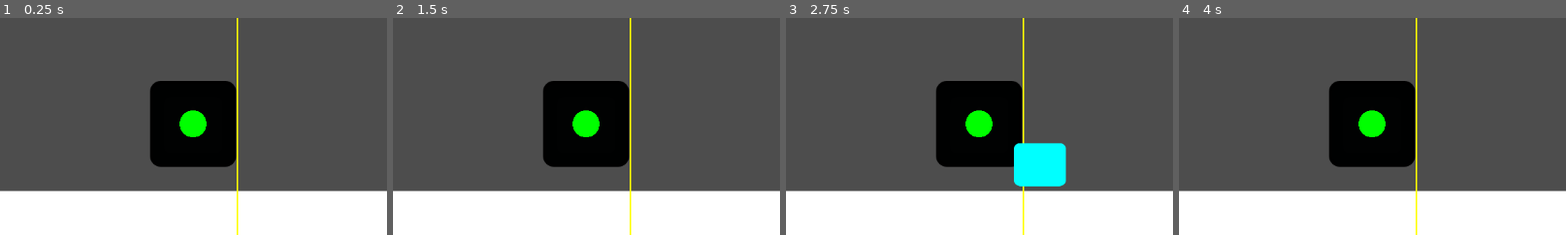
Above: before the commit, frames 1-4 (left to right).
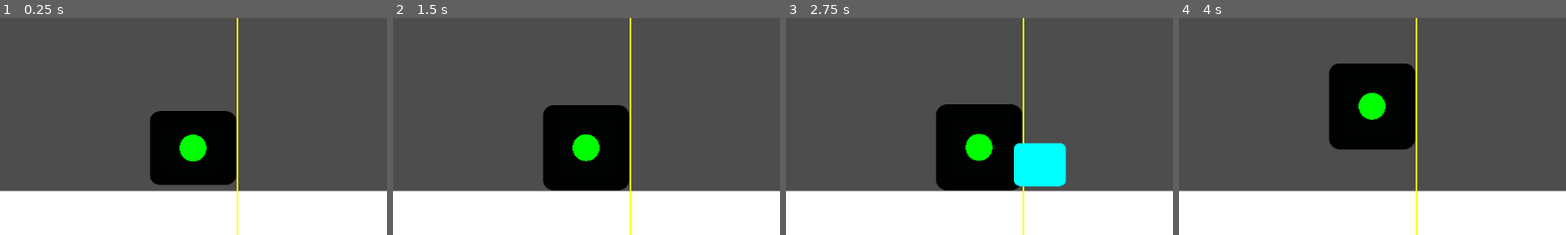
Above: after the commit, the same moments.

Repository: naimurRahmanx/godot-10-game-exercises
Game: Godot game, scene res://Scenes/main.tscn
Same seed, same stepped clock (60 frames per second), same inputs: the game is played once before the commit and once after it. The engine's default icon, where the game draws it, is replaced by a stand-in: a white triangle on a blue panel in a dark square.
Inputs:
- Up to frame 1 (0.25 s): no input
- Up to frame 2 (1.5 s): tap Enter (ui_accept) at 0.5, 0.77 s
- Up to frame 3 (2.75 s): tap Enter (ui_accept) at 1.52 s
- Up to frame 4 (4 s): tap P (pause) at 2.75 s; tap Enter (ui_accept) at 3.02, 3.77 s
The pictures show only the part of the screen within x 26-76%, y 28-78%; the shares and areas given below are measured in that part.

The runs differ from the first frame. In frame 1, 6.3% of the frame differs, in the area x 38-62%, y 29-77%; in frame 2, 6.3%; in frame 3, 5.9%; in frame 4, 4.8%.
Error before the commit: Parse Error: Unexpected identifier "Copy" in class body. (res://Scripts/player.gd:2)

Commit message:
player script edited

Diff:
--- a/06-Endless-Runner/Scripts/player.gd
+++ b/06-Endless-Runner/Scripts/player.gd
@@ -1,5 +1,3 @@
-
-Copy
 
 extends CharacterBody2D
 
